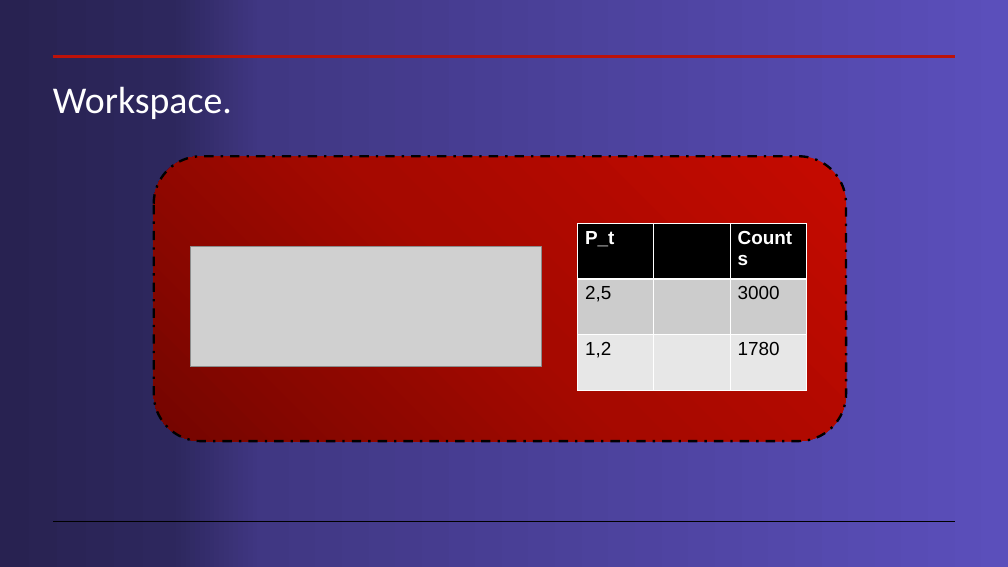
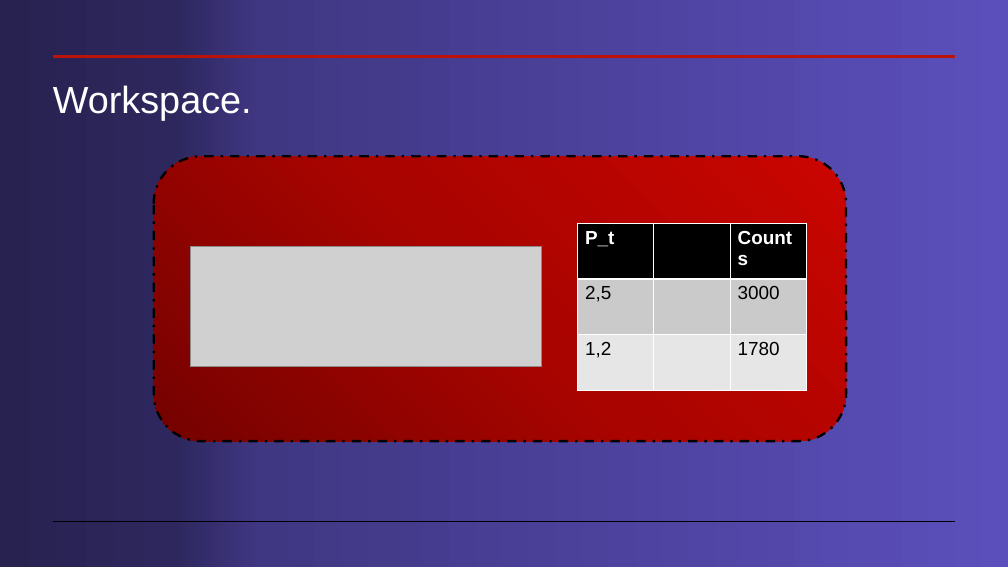
Before and after one commit to cdavidgutierrez/ProyectoFinal_CERN_ROOT, a slide deck: slide 3 of Workspaces en root.pptx. Drawn at 1008x567 pixels with LibreOffice and Linux fonts; fonts in the diff are those of the drawing; grey boxes stand for pictures. Boxes give left, top, right and bottom in pixels: in the first picture for what was removed or moved away, otherwise in the second. Text is boxed around its words. In the diff, an @@ line names an element or a change of style, - is before the commit and + after.

```diff
--- a/Workspaces en root.pptx
+++ b/Workspaces en root.pptx
@@ title "Workspace." at box(53, 85, 252, 120): font Calibri to Arial @@
```
Also in this commit, not shown: 13 other slides changed, 2 slides added.
